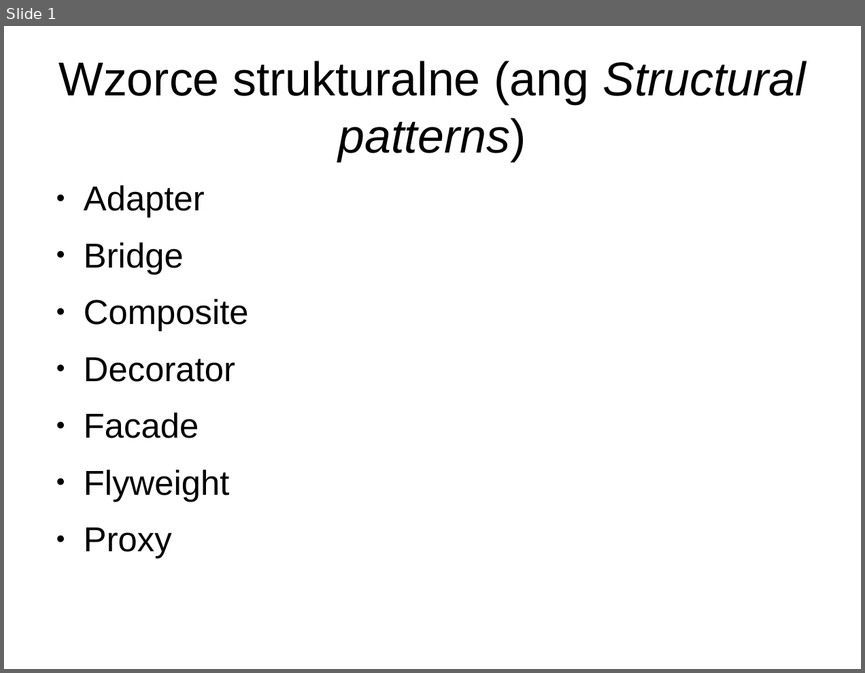
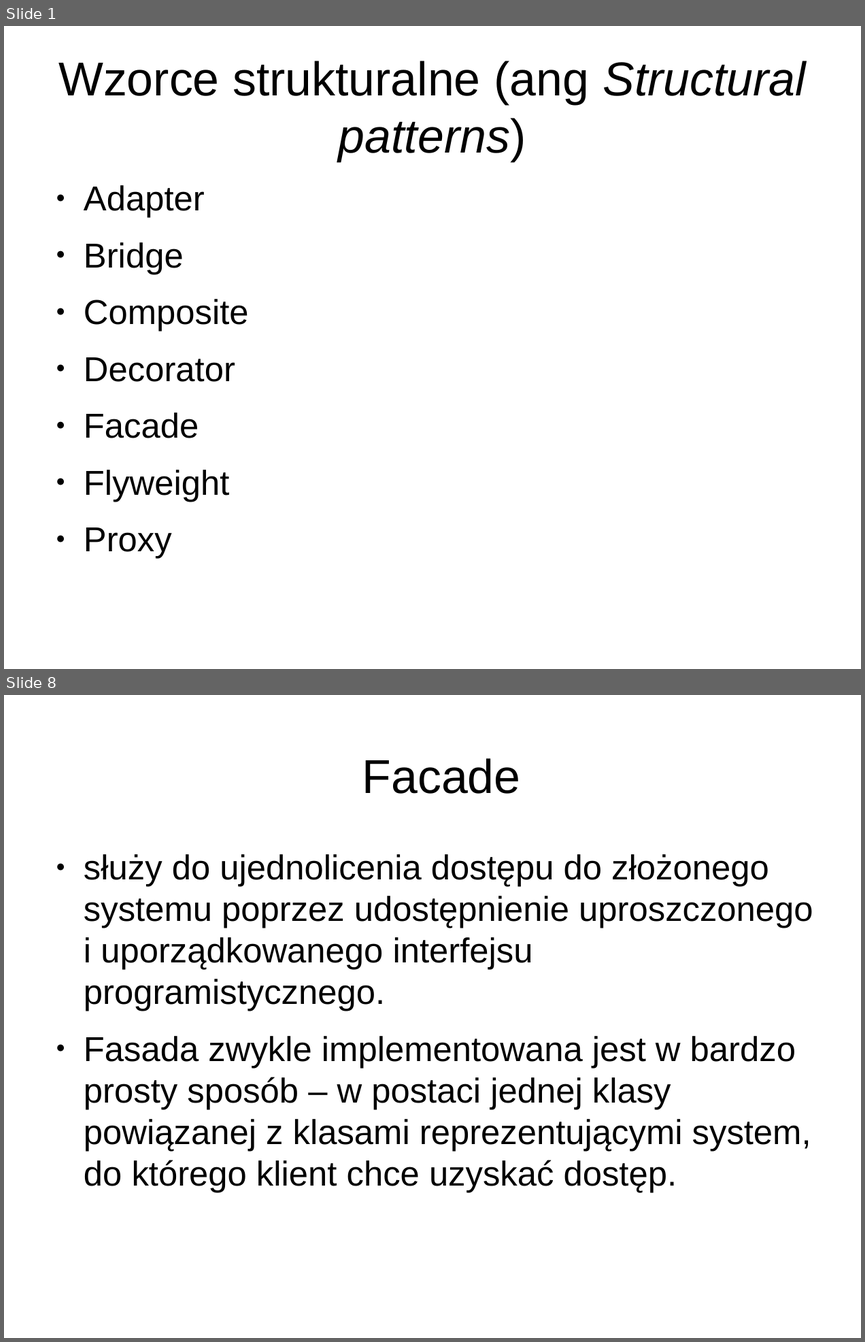
Before and after one commit to anicos/wzorce-projektowe-prezentacja, a slide deck: Part_2.odp. Shown one above the other, each under a label of ours: slide 1 before the commit, slides 1 and 8 after it; the slides between them are not shown. The pictures are 865x673 and 865x1342 pixels, drawn with LibreOffice and Linux fonts; fonts in the diff are those of the drawing. Boxes give left, top, right and bottom in pixels: in the first picture for what was removed or moved away, otherwise in the second. Text is boxed around its words. In the diff, an @@ line names an element or a change of style, - is before the commit and + after.

```diff
--- a/Part_2.odp
+++ b/Part_2.odp
@@ slide 8 added at bbox=[4, 695, 861, 1338], background #FFFFFF @@
@@ title added at bbox=[362, 758, 521, 794], 44 pt, text #000000 @@
+Facade
@@ text added at bbox=[84, 854, 813, 1192], 32 pt, text #000000 @@
+● służy do ujednolicenia dostępu do złożonego systemu poprzez udostępnienie uproszczonego i uporządkowanego interfejsu programistycznego.
+● Fasada zwykle implementowana jest w bardzo prosty sposób – w postaci jednej klasy powiązanej z klasami reprezentującymi system, do którego klient chce uzyskać dostęp.
```
Also in this commit, not shown: 8 other slides added.
